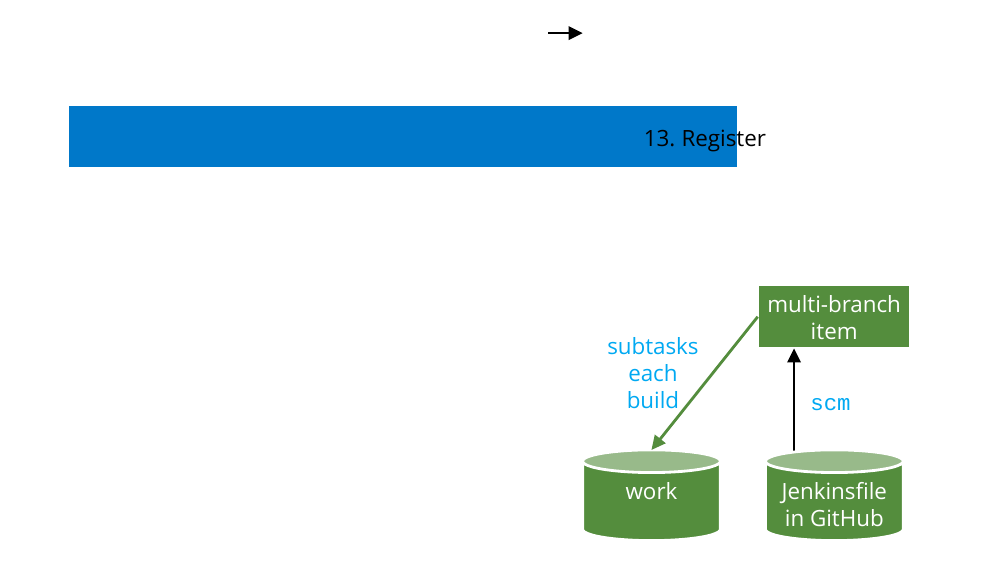
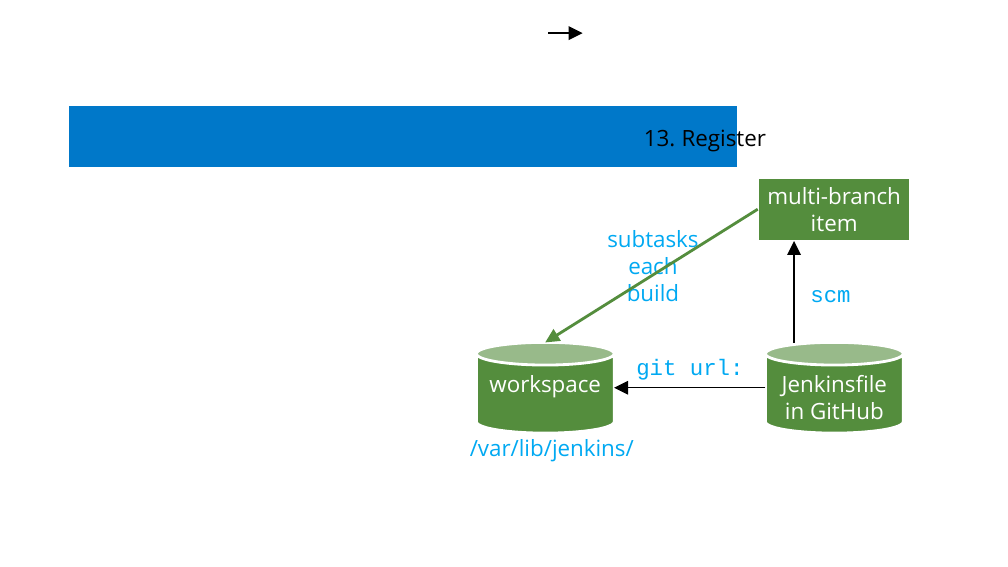
Before and after one commit to rkuma183/wilsonmar.github.io, a slide deck: slide 4 of fig/jenkins-pipeline-v01.pptx. Drawn at 1008x567 pixels with LibreOffice and Linux fonts; fonts in the diff are those of the drawing. Boxes give left, top, right and bottom in pixels: in the first picture for what was removed or moved away, otherwise in the second. Text is boxed around its words. In the diff, an @@ line names an element or a change of style, - is before the commit and + after.

```diff
--- a/fig/jenkins-pipeline-v01.pptx
+++ b/fig/jenkins-pipeline-v01.pptx
@@ arrow moved from (758, 317) - (651, 450) to (758, 210) - (545, 343) @@
@@ text "subtasks" rewrapped from (607, 337, 698, 414) to (607, 230, 698, 302) @@
@@ 1 rectangle, 1 text, 1 arrow: place and size @@
-1 rectangle, 1 text, 1 arrow at (758, 285, 911, 469)
+1 rectangle, 1 text, 1 arrow at (758, 177, 911, 361)
@@ cylinder added at (477, 343, 615, 433), fill #548D3D, outline #FFFFFF 2 pt, 16 pt, text #FFFFFF @@
+workspace
@@ text added at (636, 359, 744, 380), 16 pt, text #00A9F2 @@
+git url:
@@ cylinder "Jenkinsfile": place and size @@
-cylinder "Jenkinsfile" at (765, 450, 903, 540)
+cylinder "Jenkinsfile" at (765, 343, 903, 433)
@@ arrow added from (765, 388) to (614, 388), #000000 1 pt @@
@@ text added at (470, 439, 634, 461), 16 pt, text #00A9F2 @@
+/var/lib/jenkins/
@@ cylinder removed at (583, 450, 721, 540) @@
-work
```
Also in this commit, not shown: 4 other files.
